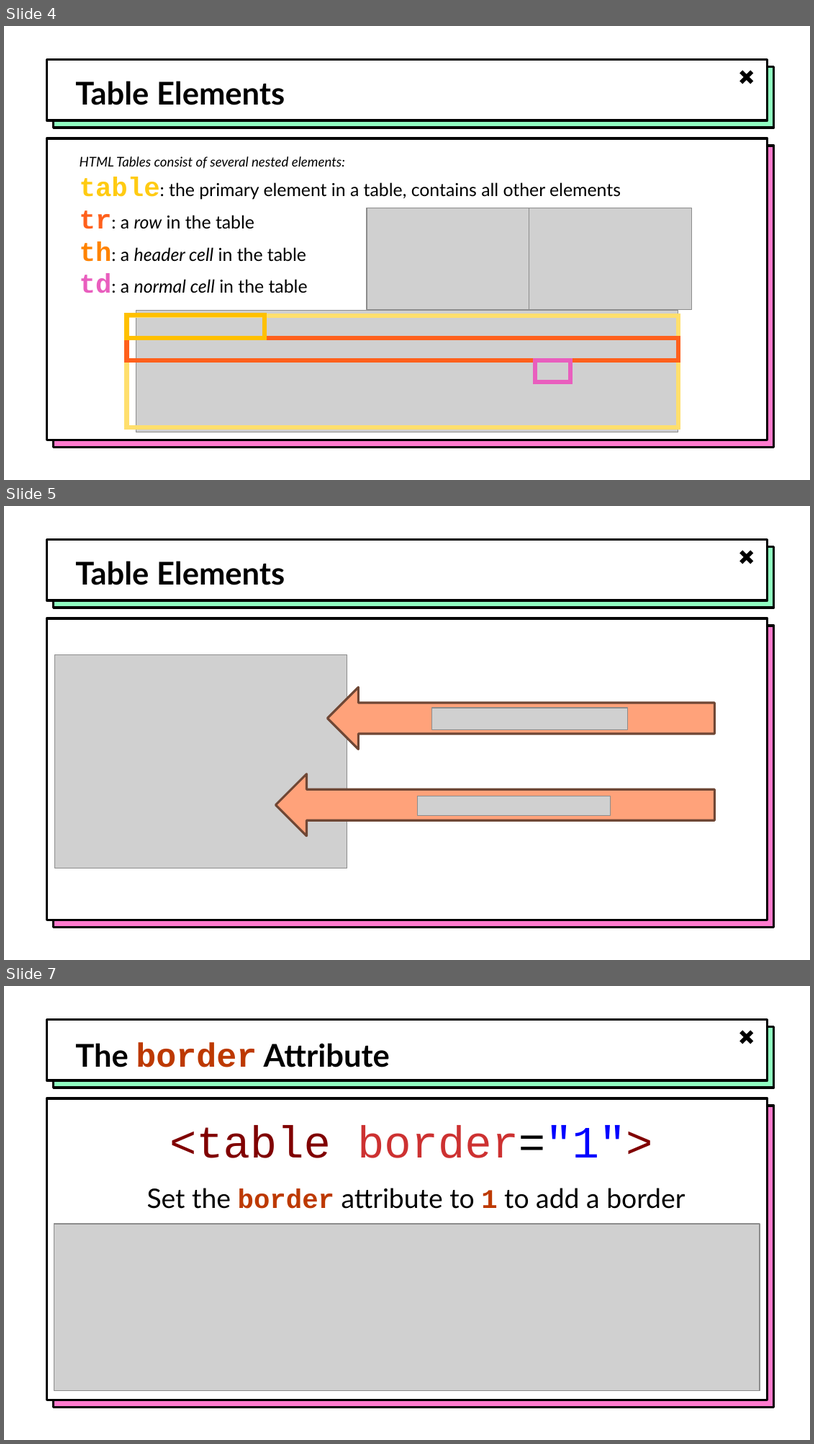
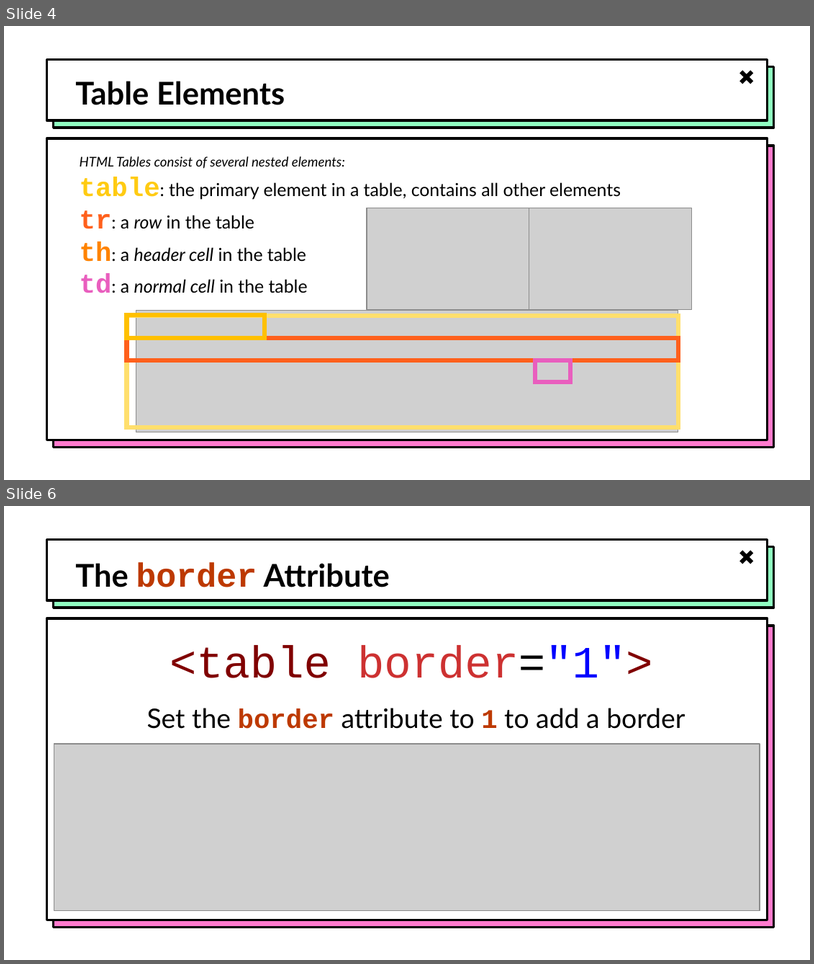
Before and after one commit to hytechclub/web-101, a slide deck: Week04/TablesAndIFrames.pptx. Shown one above the other, each under a label of ours: slides 4, 5 and 7 before the commit, slides 4 and 6 after it; the slides between them are not shown. The pictures are 814x1444 and 814x964 pixels, drawn with LibreOffice and Linux fonts; fonts in the diff are those of the drawing; grey boxes stand for pictures; background and template pictures are left out. Boxes give left, top, right and bottom in pixels: in the first picture for what was removed or moved away, otherwise in the second. Text is boxed around its words. In the diff, an @@ line names an element or a change of style, - is before the commit and + after.

```diff
--- a/Week04/TablesAndIFrames.pptx
+++ b/Week04/TablesAndIFrames.pptx
@@ slide 5 removed at (4, 506, 810, 960), background picture (left out); not listed: 5 template elements that a slide beside it also shows @@
@@ title removed at (75, 561, 285, 585) @@
-Table Elements
@@ picture removed at (55, 654, 347, 868) @@
@@ left arrow removed at (327, 687, 715, 749) @@
@@ picture removed at (432, 708, 628, 729) @@
@@ left arrow removed at (275, 774, 715, 836) @@
@@ picture removed at (418, 796, 611, 816) @@
@@ what was slide 7 is now slide 6 @@
```
Also in this commit, not shown: 2 slides changed, 30 other files.
